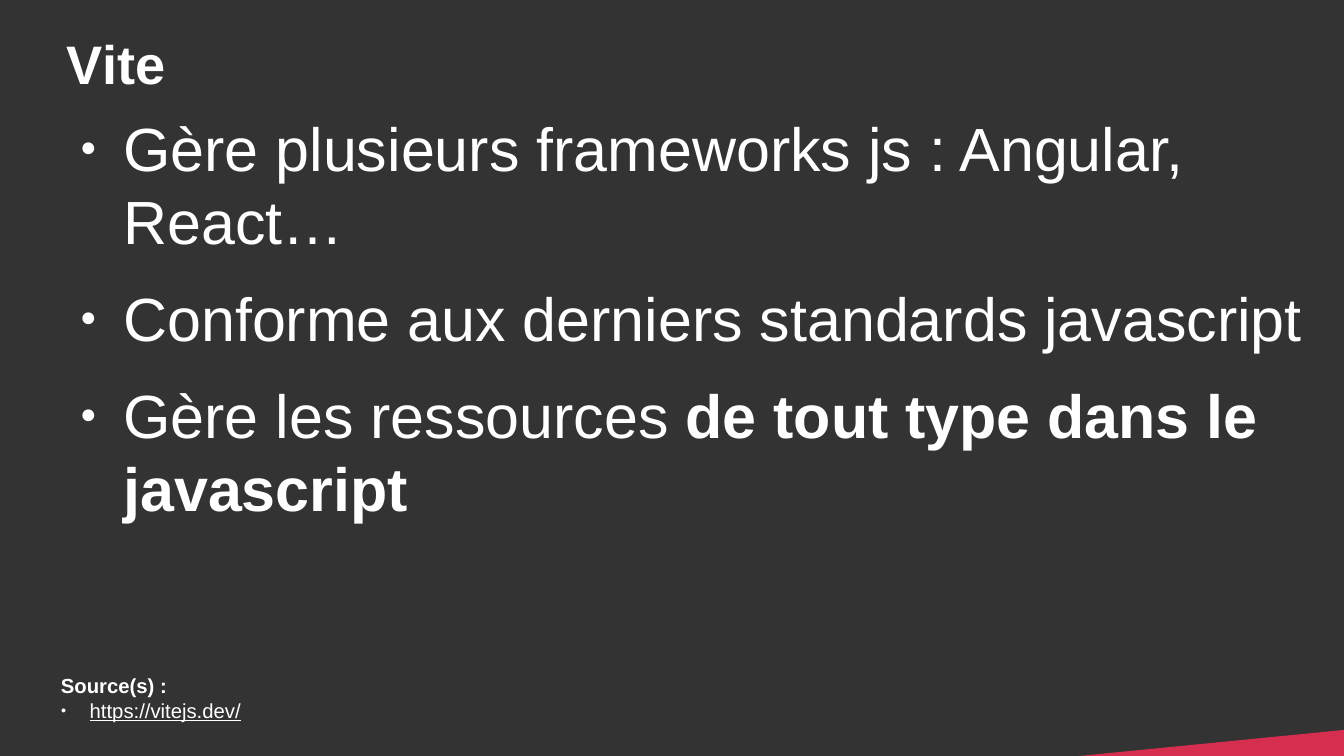
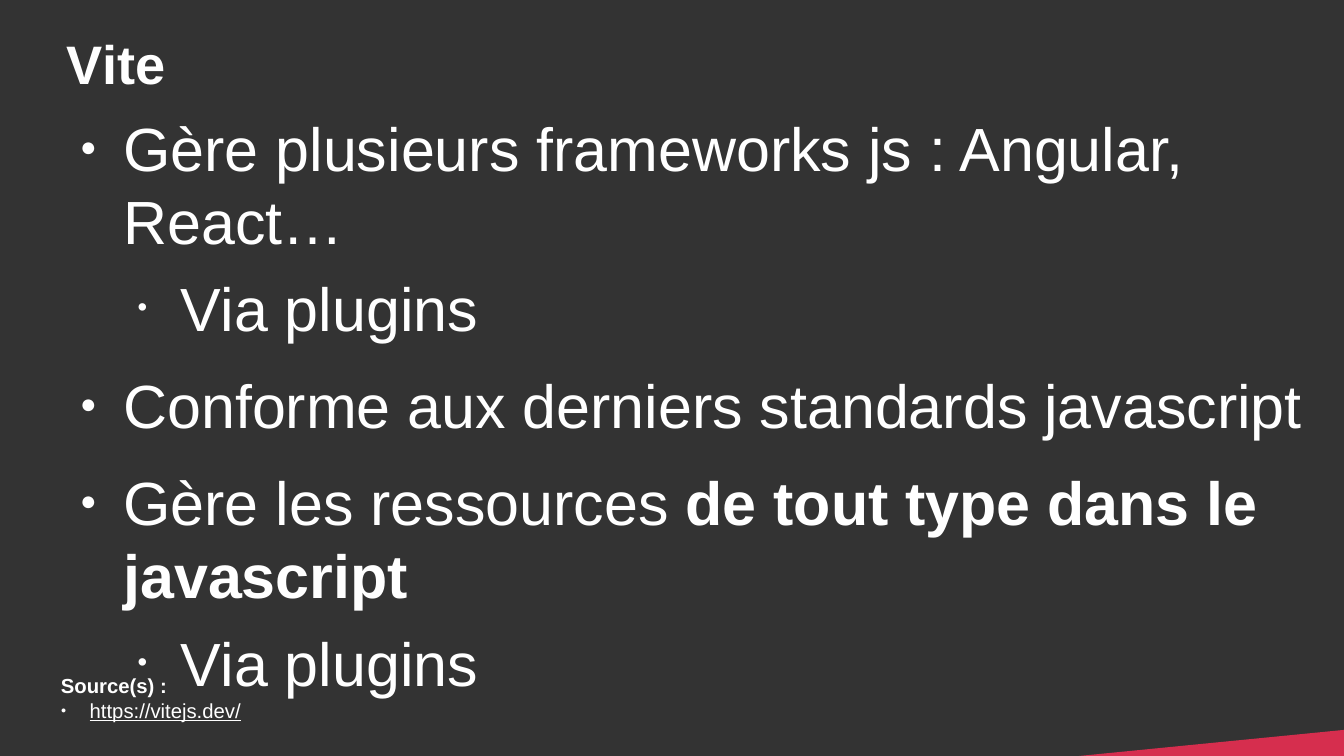
Before and after one commit to DanYellow/cours, a slide deck: slide 15 of developpement-front-s5/travaux-pratiques/numero-4/presentation.odp (slide 12 before the commit). Drawn at 1344x756 pixels with LibreOffice and Linux fonts; fonts in the diff are those of the drawing. Boxes give left, top, right and bottom in pixels: in the first picture for what was removed or moved away, otherwise in the second. Text is boxed around its words. In the diff, an @@ line names an element or a change of style, - is before the commit and + after.

```diff
--- a/developpement-front-s5/travaux-pratiques/numero-4/presentation.odp
+++ b/developpement-front-s5/travaux-pratiques/numero-4/presentation.odp
@@ text at [181, 287, 478, 343]: paragraph added @@
+  • Via plugins
@@ text at [181, 642, 478, 697]: paragraph added @@
+  • Via plugins
```
Also in this commit, not shown: 4 other slides changed, 3 slides added, 2 other files.
